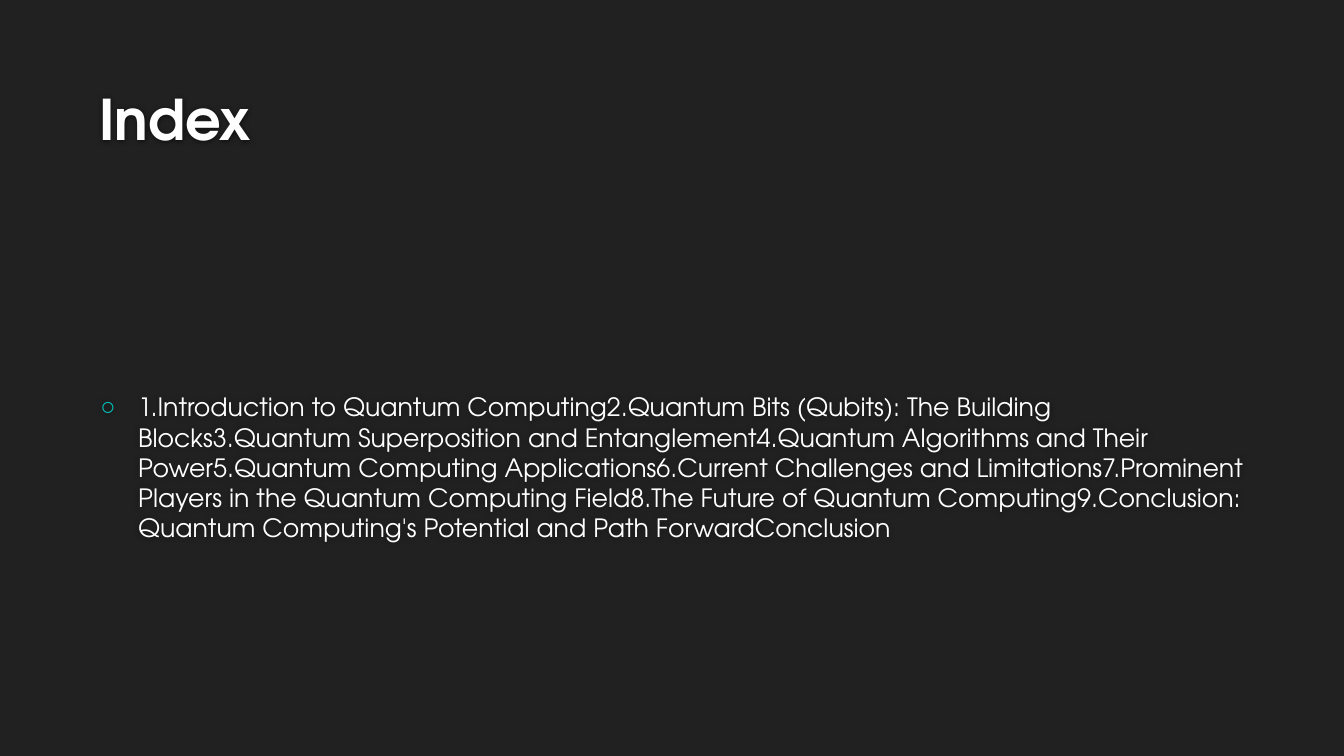
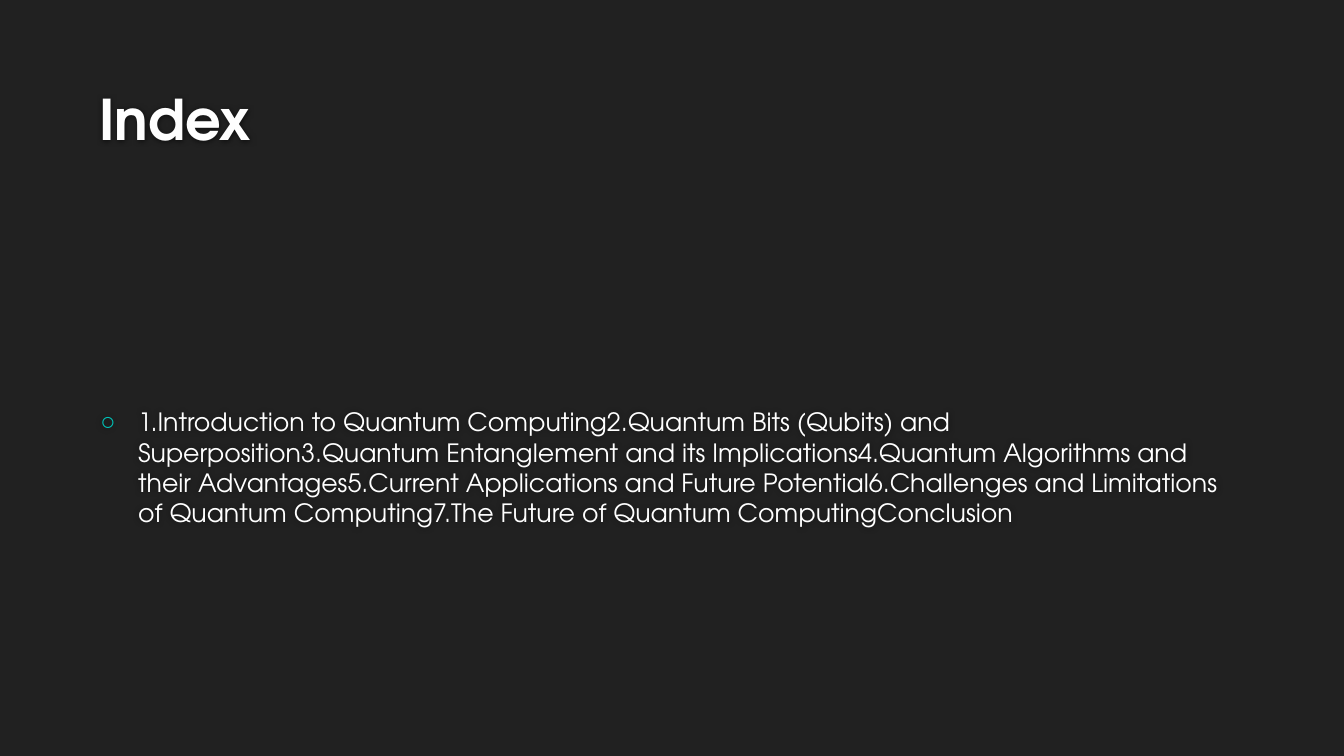
Before and after one commit to AdityaB-11/Pdf_to_presentation_GenAI, a slide deck: slide 3 of output/topic_quantum_computing_.pptx. Drawn at 1344x756 pixels with LibreOffice and Linux fonts; fonts in the diff are those of the drawing; background and template pictures are left out. Boxes give left, top, right and bottom in pixels: in the first picture for what was removed or moved away, otherwise in the second. Text is boxed around its words. In the diff, an @@ line names an element or a change of style, - is before the commit and + after.

```diff
--- a/output/topic_quantum_computing_.pptx
+++ b/output/topic_quantum_computing_.pptx
@@ text at [138,412,1217,528]: text changed @@
-○ 1.Introduction to Quantum Computing2.Quantum Bits (Qubits): The Building Blocks3.Quantum Superposition and Entanglement4.Quantum Algorithms and Their Power5.Quantum Computing Applications6.Current Challenges and Limitations7.Prominent Players in the Quantum Computing Field8.The Future of Quantum Computing9.Conclusion: Quantum Computing's Potential and Path ForwardConclusion
+○ 1.Introduction to Quantum Computing2.Quantum Bits (Qubits) and Superposition3.Quantum Entanglement and its Implications4.Quantum Algorithms and their Advantages5.Current Applications and Future Potential6.Challenges and Limitations of Quantum Computing7.The Future of Quantum ComputingConclusion
```
Also in this commit, not shown: 8 other slides changed, 2 slides removed, 5 other files.
